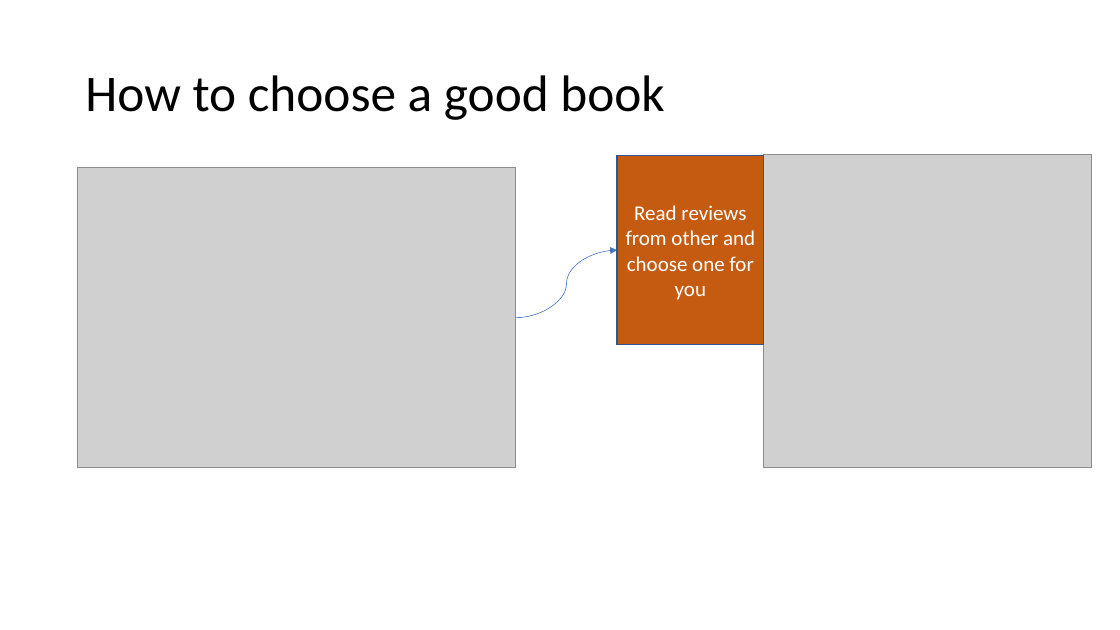
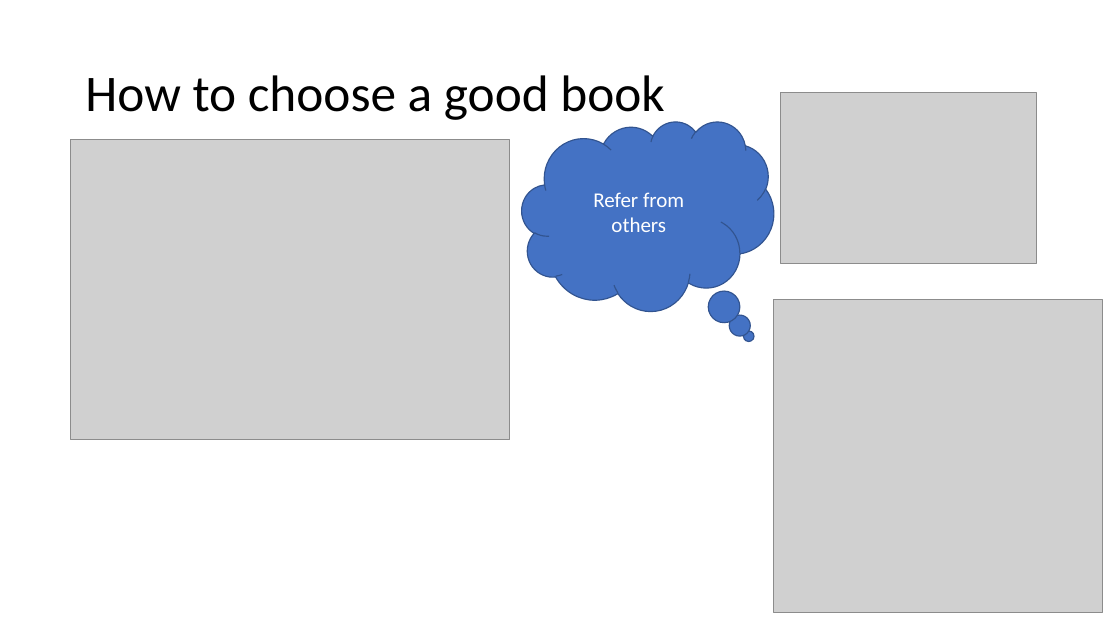
Before and after one commit to Kane10009/blockchain, a slide deck: slide 3 of near_dev_experience.pptx (slide 2 before the commit). Drawn at 1120x630 pixels with LibreOffice and Linux fonts; fonts in the diff are those of the drawing; grey boxes stand for pictures. Boxes give left, top, right and bottom in pixels: in the first picture for what was removed or moved away, otherwise in the second. Text is boxed around its words. In the diff, an @@ line names an element or a change of style, - is before the commit and + after.

```diff
--- a/near_dev_experience.pptx
+++ b/near_dev_experience.pptx
@@ picture added at (781, 92, 1037, 263) @@
@@ picture: place and size @@
-picture at (77, 168, 516, 468)
+picture at (71, 139, 509, 439)
@@ thought cloud added at (522, 121, 774, 311), fill #4472C4, outline #325491 1 pt, 18 pt, text #FFFFFF @@
+Refer from others
@@ rectangle removed at (618, 155, 765, 345) @@
-Read reviews from other and choose one for you
@@ curved arrow removed from (516, 318) to (618, 250) @@
@@ picture: place and size @@
-picture at (764, 155, 1092, 468)
+picture at (774, 299, 1102, 613)
```
Also in this commit, not shown: 1 other slide changed, 1 slide added, 8 other files.
